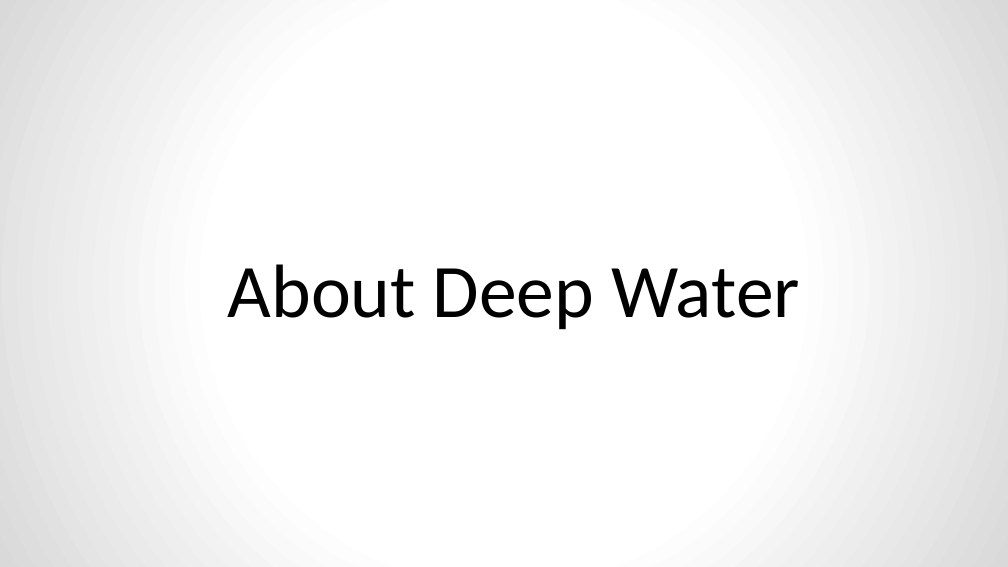
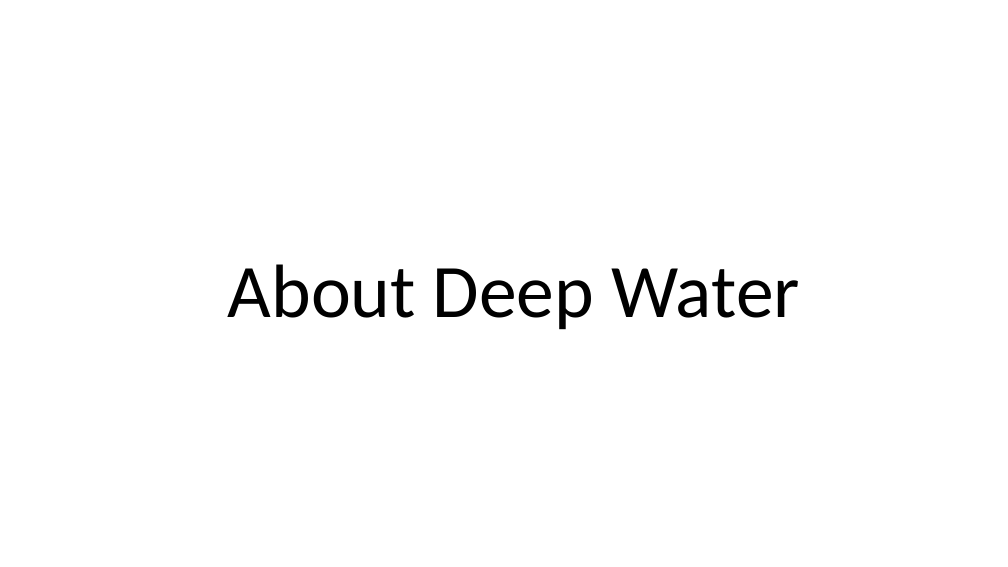
Before and after one commit to h2oai/h2o-meetups, a slide deck: slide 3 of 2016_09_21_Paris_ML_Meetup/2016_09_21_Paris_ML_Talk_2_Deep_Water.pptx. Drawn at 1008x567 pixels with LibreOffice and Linux fonts; fonts in the diff are those of the drawing; background and template pictures are left out. Boxes give left, top, right and bottom in pixels: in the first picture for what was removed or moved away, otherwise in the second. Text is boxed around its words. In the diff, an @@ line names an element or a change of style, - is before the commit and + after.

```diff
--- a/2016_09_21_Paris_ML_Meetup/2016_09_21_Paris_ML_Talk_2_Deep_Water.pptx
+++ b/2016_09_21_Paris_ML_Meetup/2016_09_21_Paris_ML_Talk_2_Deep_Water.pptx
@@ background gradient #FFFFFF to #D9D9D9 to #FFFFFF @@
@@ text "About Deep Water" at [228, 264, 800, 330]: less space between paragraphs @@
```
Also in this commit, not shown: 2 other slides changed, 2 slides added.
